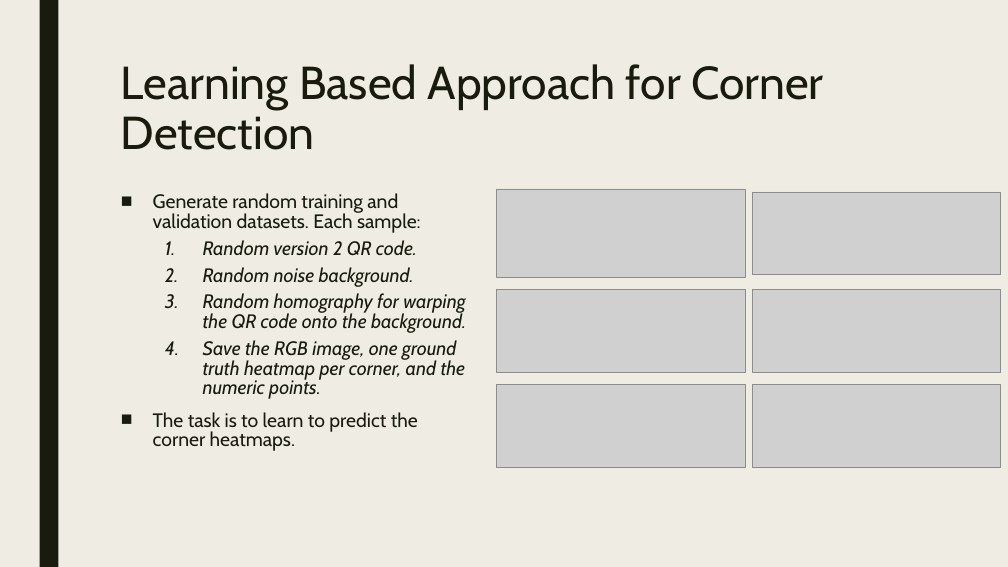
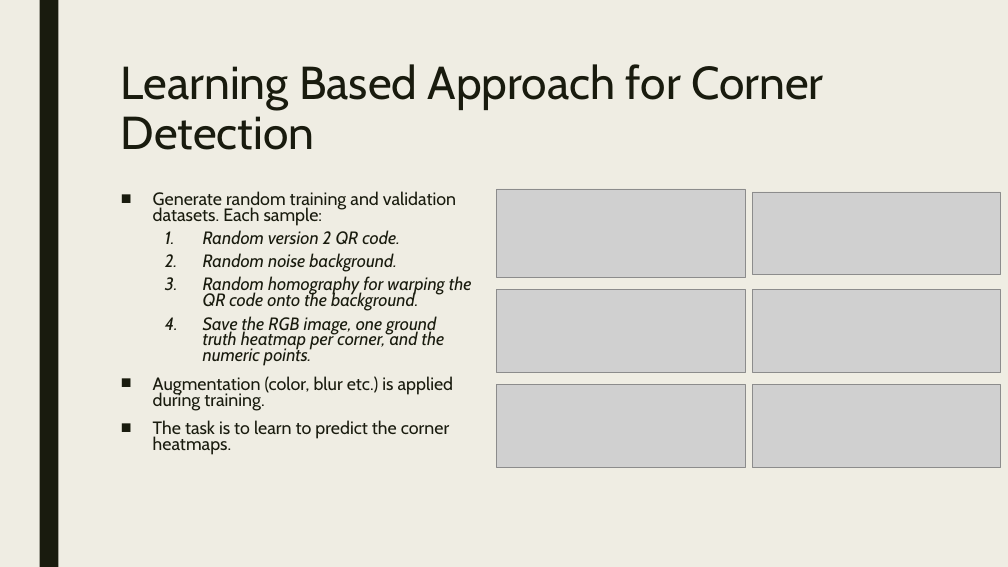
Before and after one commit to Origo-Vision/qr-corners, a slide deck: slide 4 of doc/qr-corners.pptx. Drawn at 1008x567 pixels with LibreOffice and Linux fonts; fonts in the diff are those of the drawing; grey boxes stand for pictures. Boxes give left, top, right and bottom in pixels: in the first picture for what was removed or moved away, otherwise in the second. Text is boxed around its words. In the diff, an @@ line names an element or a change of style, - is before the commit and + after.

```diff
--- a/doc/qr-corners.pptx
+++ b/doc/qr-corners.pptx
@@ text at <box>153,191,472,455</box>: size 18.5 to 17 pt in "Generate random training and validation datasets. Each ...", "Random version 2 QR code.", "Random noise background.", "Random homography for warping the QR code ..." and 2 more places; line spacing 0.84 to 0.74 @@
@@ text at <box>153,376,454,411</box>: paragraph added @@
+■ Augmentation (color, blur etc.) is applied during training.
```
Also in this commit, not shown: 1 other slide changed, 5 slides added.
